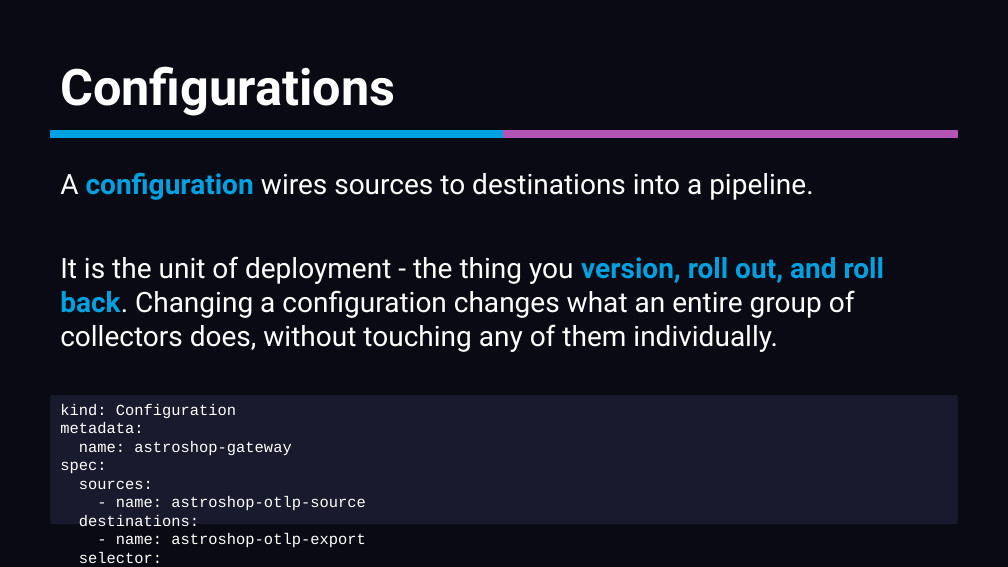
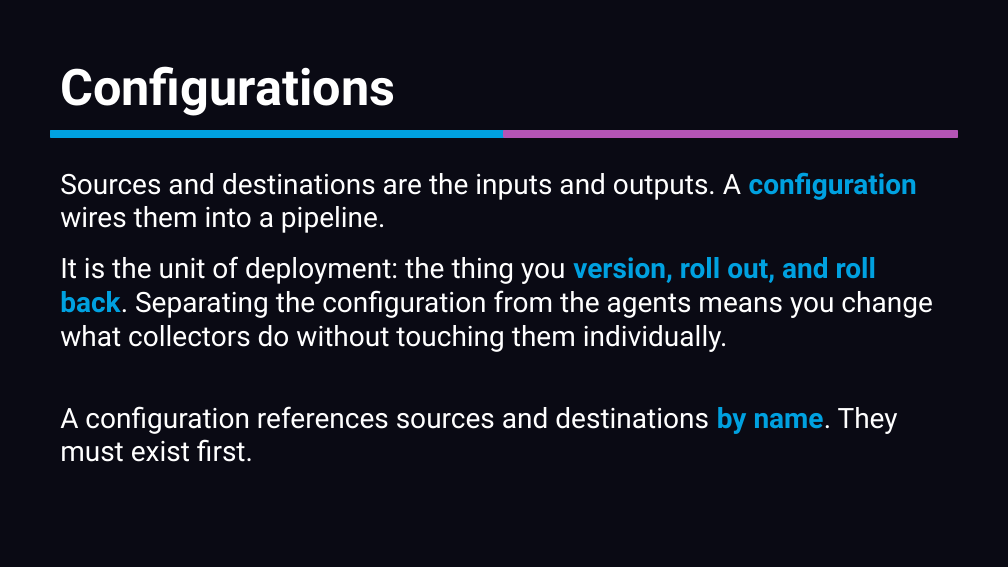
Before and after one commit to mreider/astroshop-bindplane-labs, a slide deck: slide 21 of docs/bindplane-primer/bindplane-primer.pptx (slide 14 before the commit). Drawn at 1008x567 pixels with LibreOffice and Linux fonts; fonts in the diff are those of the drawing. Boxes give left, top, right and bottom in pixels: in the first picture for what was removed or moved away, otherwise in the second. Text is boxed around its words. In the diff, an @@ line names an element or a change of style, - is before the commit and + after.

```diff
--- a/docs/bindplane-primer/bindplane-primer.pptx
+++ b/docs/bindplane-primer/bindplane-primer.pptx
@@ text at box(60, 172, 917, 233): text changed @@
-A configuration wires sources to destinations into a pipeline.
+Sources and destinations are the inputs and outputs. A configuration wires them into a pipeline.
@@ text at box(60, 256, 932, 352): text changed @@
-It is the unit of deployment - the thing you version, roll out, and roll back. Changing a configuration changes what an entire group of collectors does, without touching any of them individually.
+It is the unit of deployment: the thing you version, roll out, and roll back. Separating the configuration from the agents means you change what collectors do without touching them individually.
@@ text "A configuration references sources and ...": place and size @@
-text "A configuration references sources and ..." at box(50, 395, 958, 524)
+text "A configuration references sources and ..." at box(60, 406, 898, 462)
@@ text "A configuration references sources and ..." at box(60, 406, 898, 462): fill #1A1A2E to none @@
@@ text at box(60, 406, 898, 462): text changed; size 11 to 20 pt; font Courier New to Roboto @@
-kind: Configuration
-metadata:
-name: astroshop-gateway
-spec:
-sources:
-- name: astroshop-otlp-source
-destinations:
-- name: astroshop-otlp-export
-selector:
-matchLabels:
-configuration: astroshop-gateway
+A configuration references sources and destinations by name. They must exist first.
```
Also in this commit, not shown: 27 other slides changed, 27 slides added, 13 slides removed, 1 other file.
